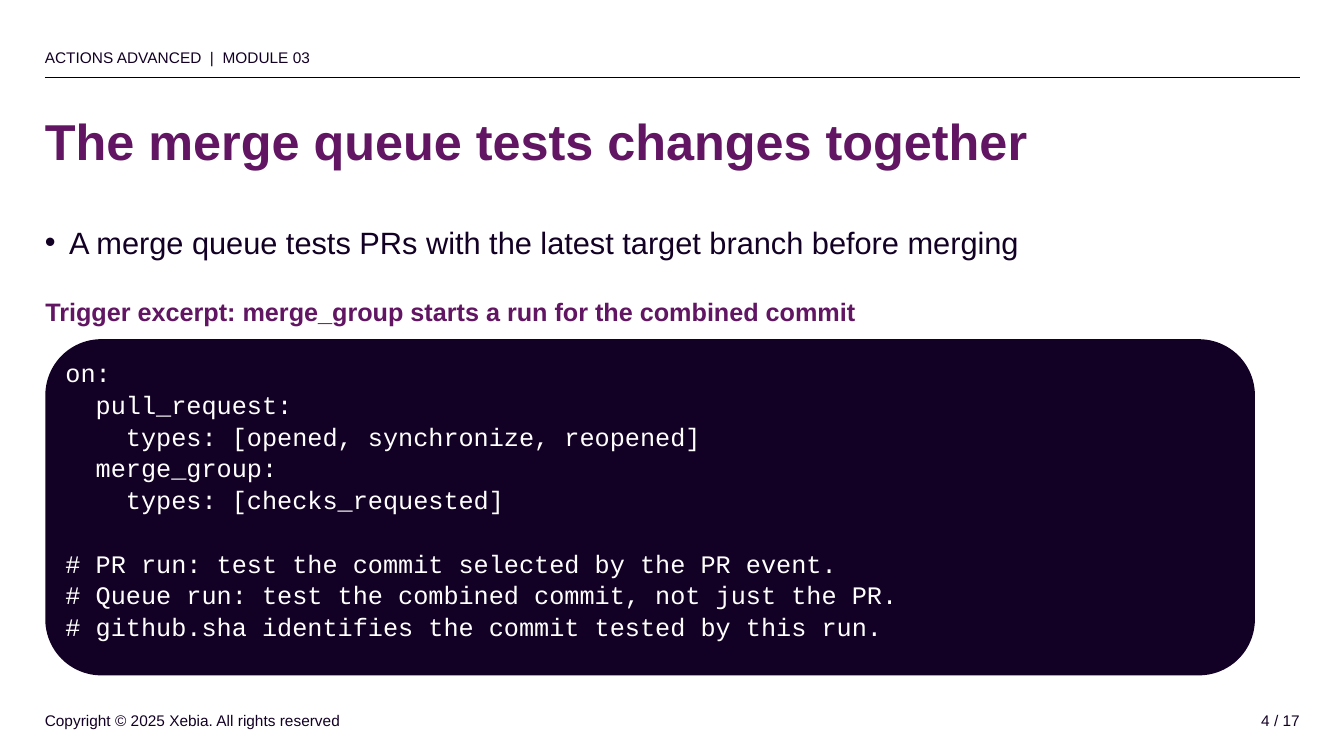
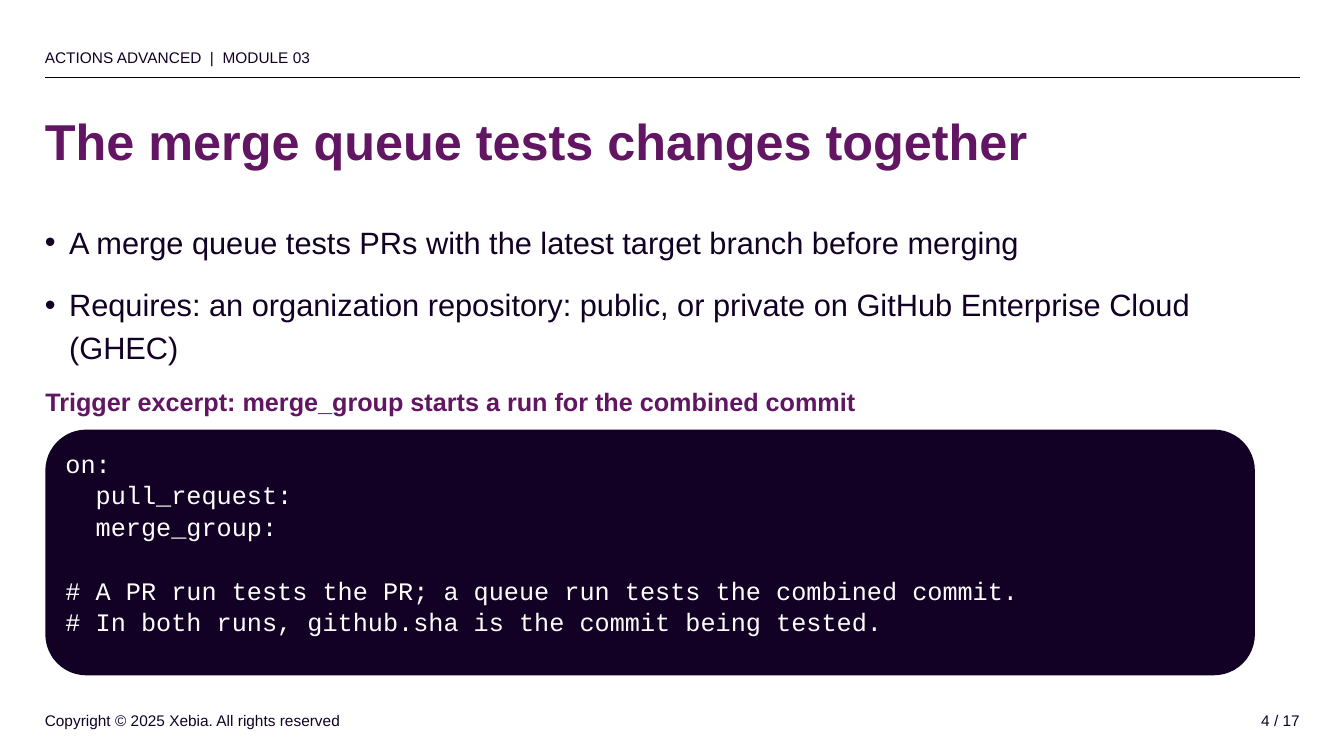
Before and after one commit to rajbos/github-actions-advanced-v3, a slide deck: slide 4 of slides/powerpoint/03-policy.pptx. Drawn at 1344x756 pixels with LibreOffice and Linux fonts; fonts in the diff are those of the drawing; background and template pictures are left out. Boxes give left, top, right and bottom in pixels: in the first picture for what was removed or moved away, otherwise in the second. Text is boxed around its words. In the diff, an @@ line names an element or a change of style, - is before the commit and + after.

```diff
--- a/slides/powerpoint/03-policy.pptx
+++ b/slides/powerpoint/03-policy.pptx
@@ text at (69, 293, 1189, 364): paragraph added @@
+• Requires: an organization repository: public, or private on GitHub Enterprise Cloud (GHEC)
@@ text "Trigger excerpt: merge_group starts a ...": place and size @@
-text "Trigger excerpt: merge_group starts a ..." at (45, 302, 856, 326)
+text "Trigger excerpt: merge_group starts a ..." at (45, 392, 856, 417)
@@ rounded rectangle: place and size @@
-rounded rectangle at (45, 339, 1255, 676)
+rounded rectangle at (45, 430, 1255, 676)
@@ text "on:": place and size @@
-text "on:" at (65, 368, 897, 642)
+text "on:" at (65, 459, 1018, 637)
@@ text at (126, 427, 700, 452): paragraph removed @@
-types: [opened, synchronize, reopened]
@@ text at (96, 581, 1018, 637): text changed @@
-types: [checks_requested]
-# PR run: test the commit selected by the PR event.
-# Queue run: test the combined commit, not just the PR.
-# github.sha identifies the commit tested by this run.
+# A PR run tests the PR; a queue run tests the combined commit.
+# In both runs, github.sha is the commit being tested.
```
Also in this commit, not shown: 11 other slides changed, 41 other files.
